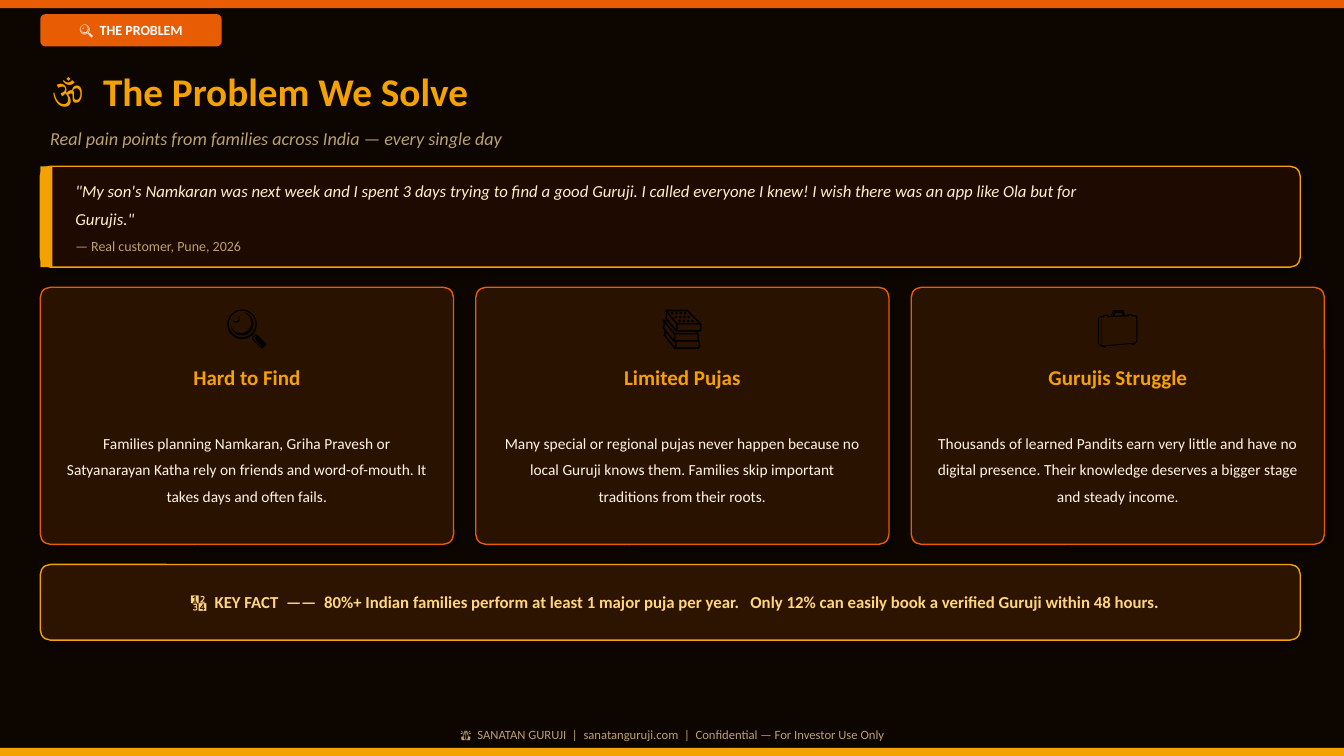
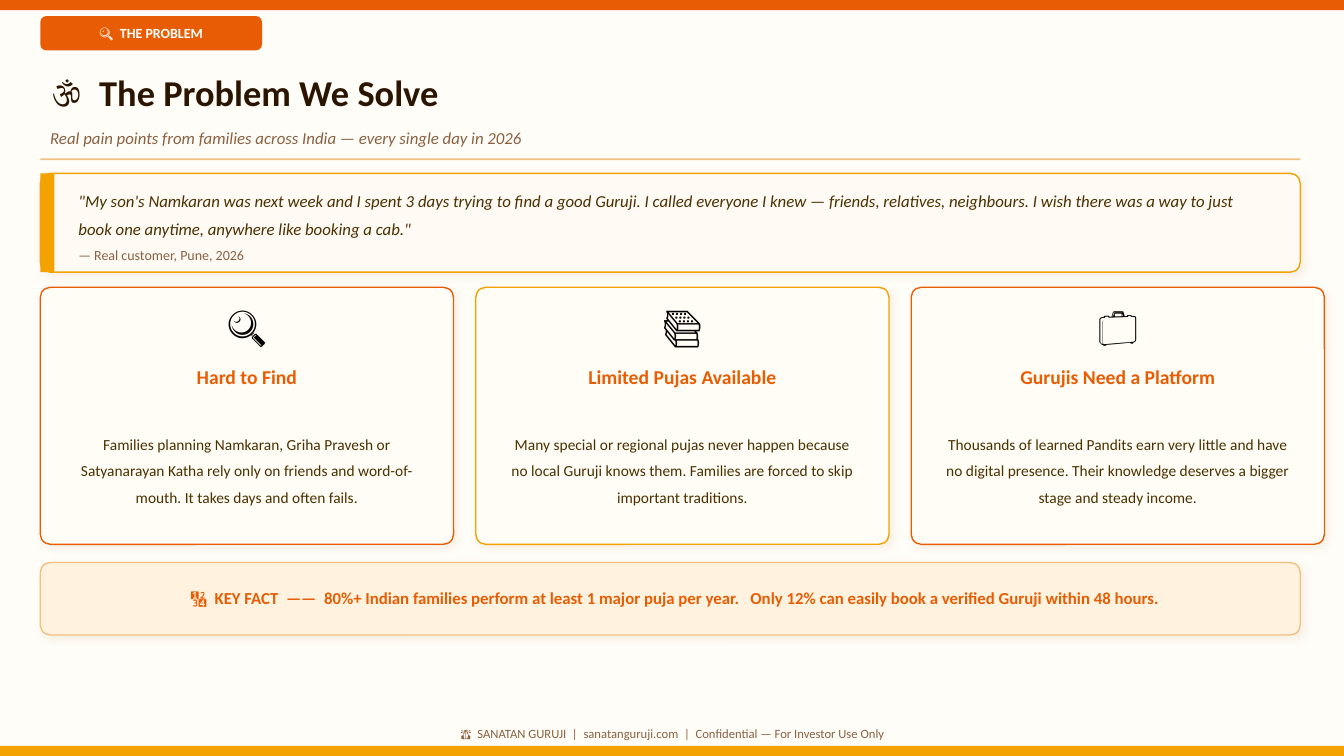
Before and after one commit to kulkarniojus/guruji-connect, a slide deck: slide 2 of attached_assets/SanatanGuruji_PitchDeck_Final.pptx. Drawn at 1344x756 pixels with LibreOffice and Linux fonts; fonts in the diff are those of the drawing. Boxes give left, top, right and bottom in pixels: in the first picture for what was removed or moved away, otherwise in the second. Text is boxed around its words. In the diff, an @@ line names an element or a change of style, - is before the commit and + after.

```diff
--- a/attached_assets/SanatanGuruji_PitchDeck_Final.pptx
+++ b/attached_assets/SanatanGuruji_PitchDeck_Final.pptx
@@ background #0D0600 to #FFFDF8 @@
@@ text "🔍 THE PROBLEM": place and size @@
-text "🔍 THE PROBLEM" at <box>100,26,182,35</box>
+text "🔍 THE PROBLEM" at <box>120,29,203,38</box>
@@ rounded rectangle: place and size @@
-rounded rectangle at <box>40,14,222,46</box>
+rounded rectangle at <box>40,16,262,50</box>
@@ rounded rectangle at <box>40,16,262,50</box>: proportions changed @@
@@ text "🕉 The Problem We Solve" at <box>99,80,439,107</box>: size 28 to 26 pt, text colour #F4A102 to #2C1500 @@
@@ text at <box>50,132,521,147</box>: text changed; size 13 to 12 pt; text colour #BBA070 to #8A6040 @@
-Real pain points from families across India — every single day
+Real pain points from families across India — every single day in 2026
@@ rectangle: place and size @@
-rectangle at <box>40,166,52,267</box>
+rectangle at <box>40,173,54,272</box>
@@ rounded rectangle: place and size @@
-rounded rectangle at <box>40,166,1301,267</box>
+rounded rectangle at <box>40,173,1301,272</box>
@@ rounded rectangle at <box>40,173,1301,272</box>: fill #1F0A00 to #FFFAF4; shadow changed; proportions changed @@
@@ line added from (40, 159) to (1301, 159), #F0C080 1.2 pt @@
@@ text at <box>78,195,1233,238</box>: text changed; text colour #FFF0C8 to #4A3000 @@
-"My son's Namkaran was next week and I spent 3 days trying to find a good Guruji. I called everyone I knew! I wish there was an app like Ola but for Gurujis."
+"My son's Namkaran was next week and I spent 3 days trying to find a good Guruji. I called everyone I knew — friends, relatives, neighbours. I wish there was a way to just book one anytime, anywhere like booking a cab."
@@ text "— Real customer, Pune, 2026" at <box>94,250,244,262</box>: text colour #BBA070 to #8A6040 @@
@@ text "— Real customer, Pune, 2026": place and size @@
-text "— Real customer, Pune, 2026" at <box>91,241,241,253</box>
+text "— Real customer, Pune, 2026" at <box>94,250,244,262</box>
@@ rounded rectangle at <box>40,287,454,544</box>: fill #2A1200 to #FFFDF6; shadow changed @@
@@ rounded rectangle at <box>476,287,889,544</box>: fill #2A1200 to #FFFDF6; outline #E85D04 1 pt to #F4A102 1 pt; shadow changed @@
@@ size 30 to 28 pt in 3 elements at <box>40,297,454,353</box>, <box>476,297,889,353</box>, <box>911,297,1325,353</box> @@
@@ rounded rectangle at <box>911,287,1325,544</box>: fill #2A1200 to #FFFDF6; shadow changed @@
@@ text "Hard to Find" at <box>197,370,297,384</box>: size 15 to 14 pt, text colour #F4A102 to #E85D04 @@
@@ text at <box>588,370,777,388</box>: text changed; size 15 to 14 pt; text colour #F4A102 to #E85D04 @@
-Limited Pujas
+Limited Pujas Available
@@ text at <box>1020,370,1215,388</box>: text changed; size 15 to 14 pt; text colour #F4A102 to #E85D04 @@
-Gurujis Struggle
+Gurujis Need a Platform
@@ text "Thousands of learned Pandits earn ..." at <box>946,439,1289,506</box>: text colour #FFF5E6 to #4A3000 @@
@@ text at <box>81,439,412,506</box>: text changed; text colour #FFF5E6 to #4A3000 @@
-Families planning Namkaran, Griha Pravesh or Satyanarayan Katha rely on friends and word-of-mouth. It takes days and often fails.
+Families planning Namkaran, Griha Pravesh or Satyanarayan Katha rely only on friends and word-of-mouth. It takes days and often fails.
@@ text at <box>511,439,853,506</box>: text changed; text colour #FFF5E6 to #4A3000 @@
-Many special or regional pujas never happen because no local Guruji knows them. Families skip important traditions from their roots.
+Many special or regional pujas never happen because no local Guruji knows them. Families are forced to skip important traditions.
@@ rounded rectangle: place and size @@
-rounded rectangle at <box>40,565,1301,640</box>
+rounded rectangle at <box>40,563,1301,635</box>
@@ rounded rectangle at <box>40,563,1301,635</box>: fill #2D1400 to #FFF3E0; outline #F4A102 1 pt to #F0C080 1 pt; shadow changed; proportions changed @@
@@ text "🔢 KEY FACT —— 80%+ ..." at <box>215,592,1159,607</box>: text colour #FFD580 to #E85D04 @@
@@ text "🙏 SANATAN GURUJI | sanatanguruji.com ..." at <box>477,729,885,740</box>: text colour #BBA070 to #8A6040 @@
```
Also in this commit, not shown: 10 other slides changed, 2 other files.
